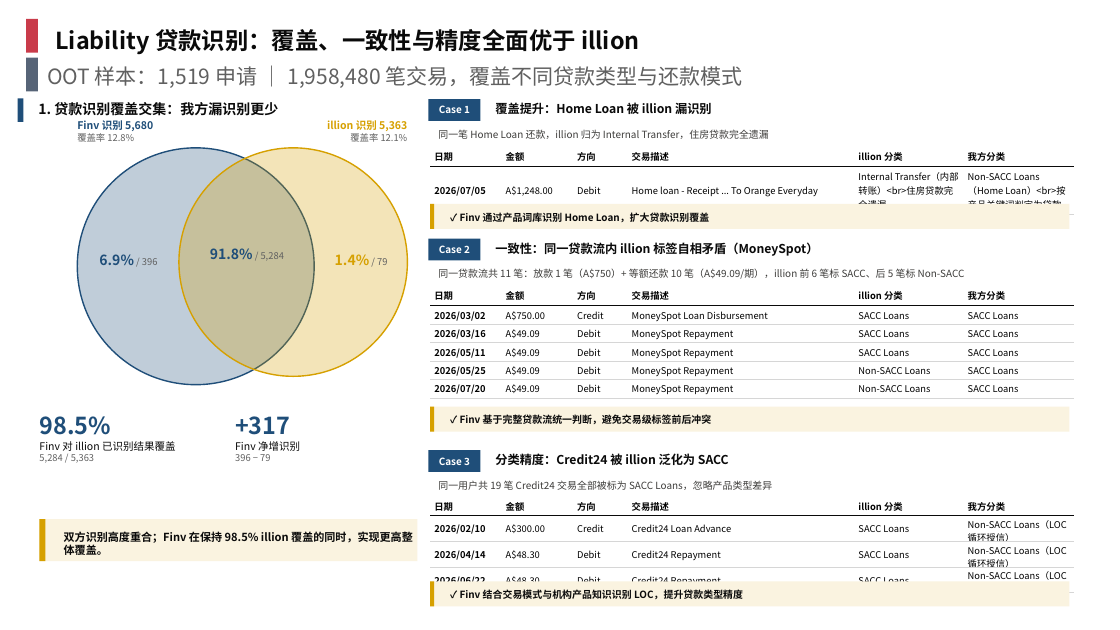
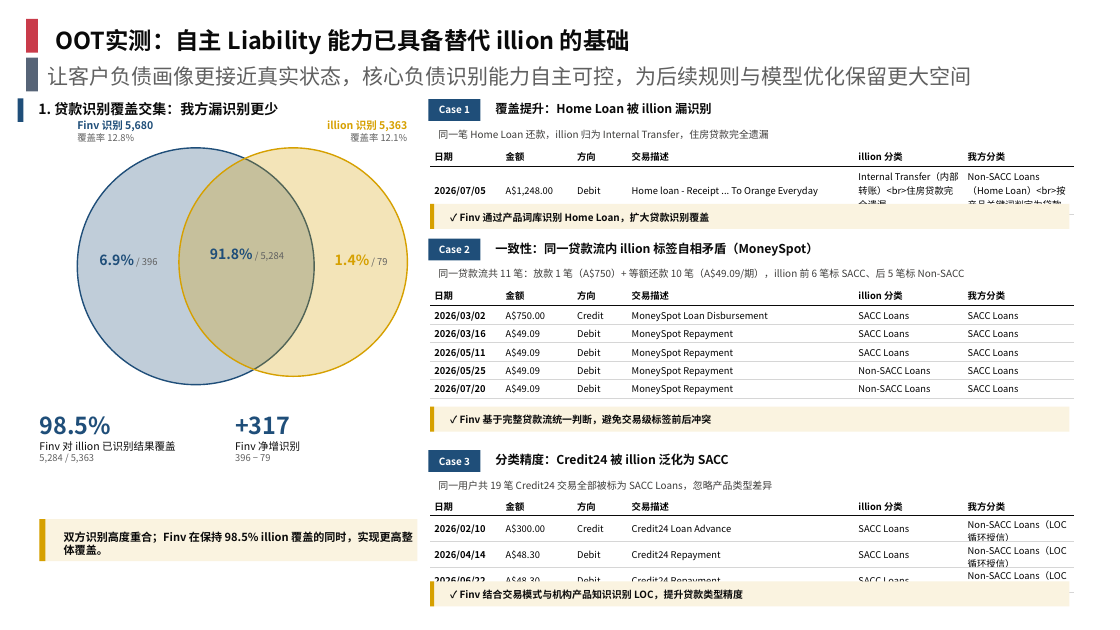
Before and after one commit to EliamZhang/AI-report-materials---August-13th, a slide deck: slide 4 of 银行流水分享_V1.9.pptx. Drawn at 1120x630 pixels with LibreOffice and Linux fonts; fonts in the diff are those of the drawing; background and template pictures are left out. Boxes give left, top, right and bottom in pixels: in the first picture for what was removed or moved away, otherwise in the second. Text is boxed around its words. In the diff, an @@ line names an element or a change of style, - is before the commit and + after.

Commit message:
银行流水分享 V1.9：全篇主副标题改为新版文案（P1-P3 底层决策能力/偿债能力/进化体系，P4 改为自主 Liability 替代 illion 基础）

```diff
--- a/银行流水分享_V1.9.pptx
+++ b/银行流水分享_V1.9.pptx
@@ text at [55, 29, 630, 55]: text changed @@
-Liability 贷款识别：覆盖、一致性与精度全面优于 illion
+OOT实测：自主 Liability 能力已具备替代 illion 的基础
@@ text at [47, 66, 971, 86]: text changed @@
-OOT 样本：1,519 申请 ｜ 1,958,480 笔交易，覆盖不同贷款类型与还款模式
+让客户负债画像更接近真实状态，核心负债识别能力自主可控，为后续规则与模型优化保留更大空间
```
Also in this commit, not shown: 3 other slides changed.
